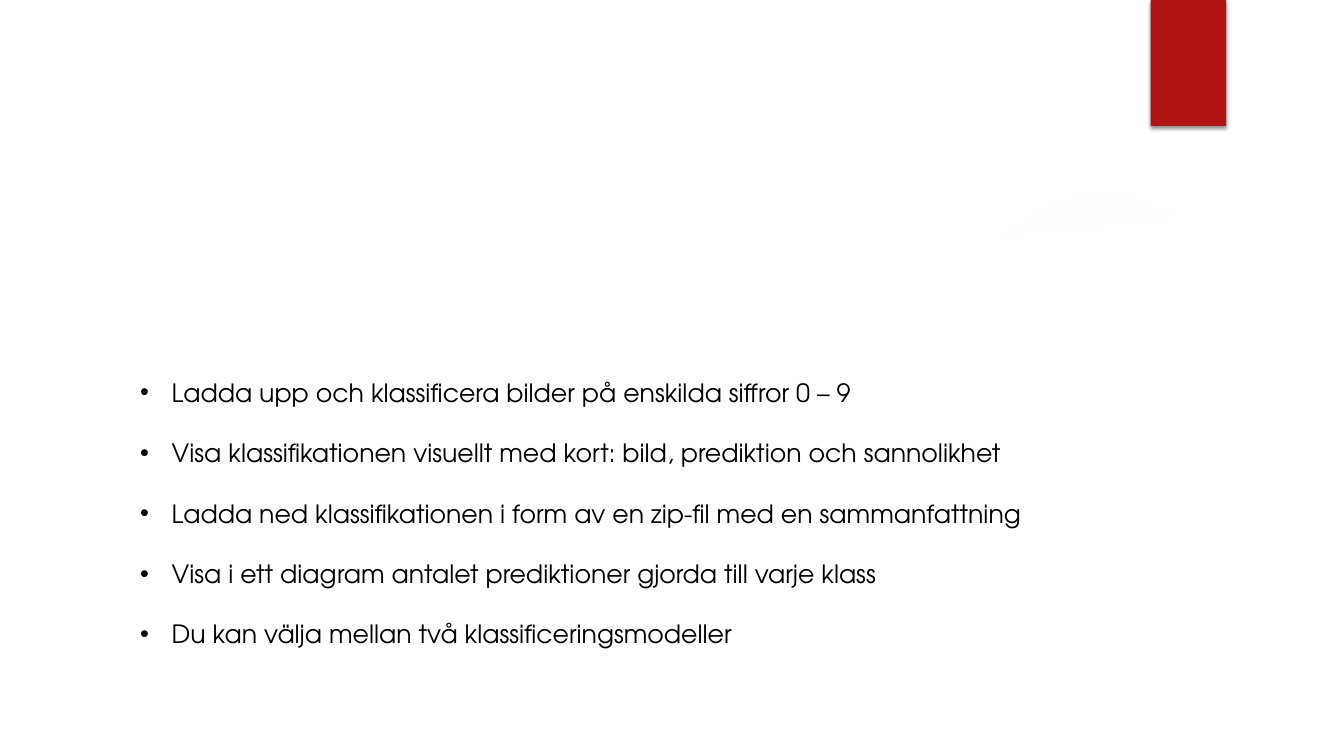
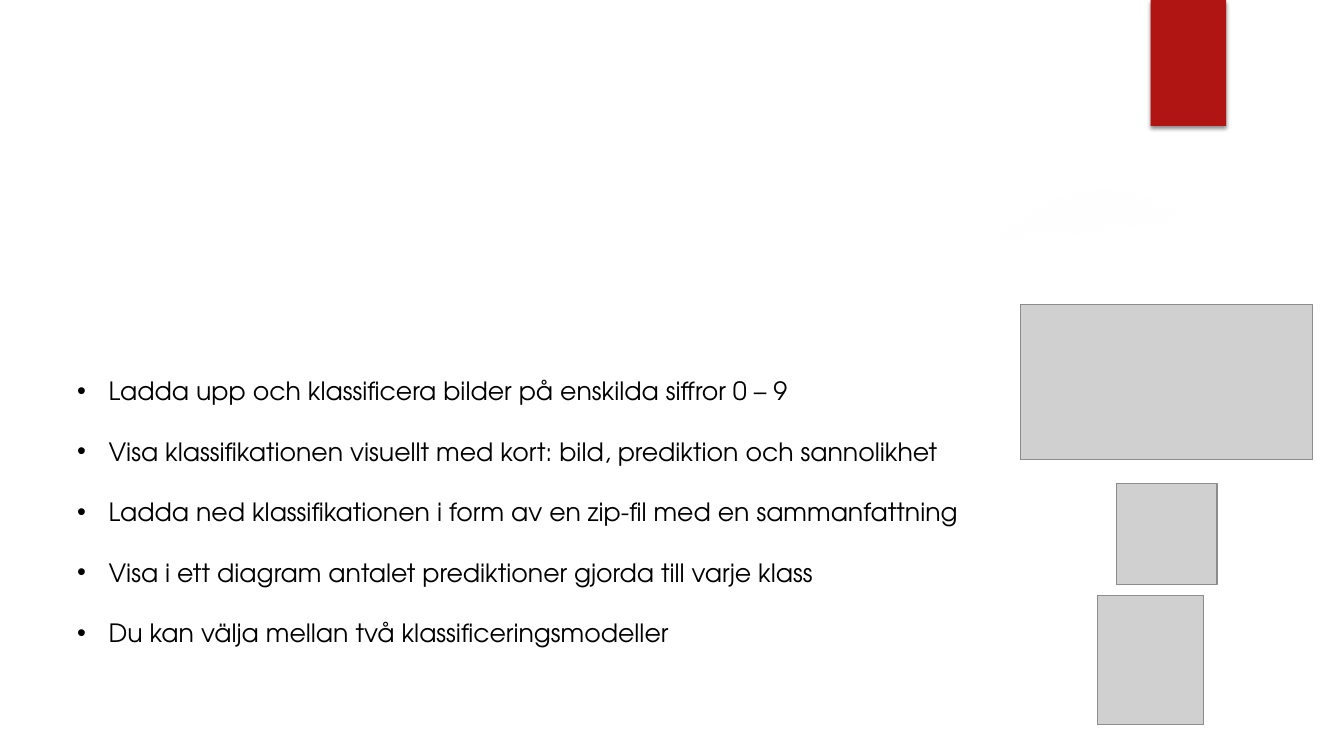
Before and after one commit to Fibfractal/CNN-classifier, a slide deck: slide 2 of documentation/Powerpoint/CNN-classifier.pptx. Drawn at 1344x756 pixels with LibreOffice and Linux fonts; fonts in the diff are those of the drawing; grey boxes stand for pictures; background and template pictures are left out. Boxes give left, top, right and bottom in pixels: in the first picture for what was removed or moved away, otherwise in the second. Text is boxed around its words. In the diff, an @@ line names an element or a change of style, - is before the commit and + after.

```diff
--- a/documentation/Powerpoint/CNN-classifier.pptx
+++ b/documentation/Powerpoint/CNN-classifier.pptx
@@ picture added at <box>1021,304,1313,460</box> @@
@@ text "Ladda upp och klassificera bilder ...": place and size @@
-text "Ladda upp och klassificera bilder ..." at <box>172,381,1021,649</box>
+text "Ladda upp och klassificera bilder ..." at <box>109,379,958,648</box>
@@ picture added at <box>1116,484,1217,585</box> @@
@@ picture added at <box>1098,596,1204,725</box> @@
```
Also in this commit, not shown: 2 other slides changed.
